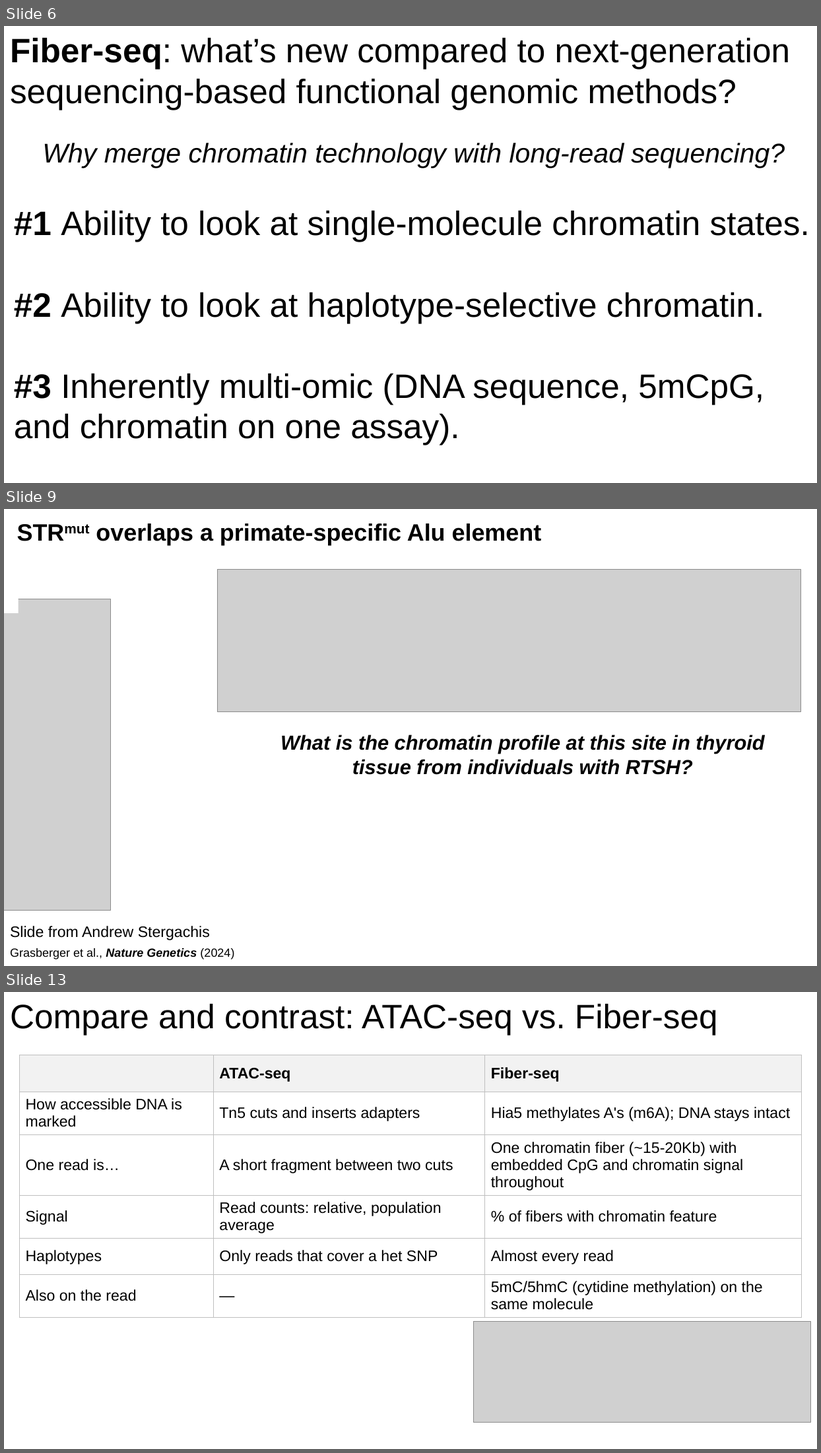
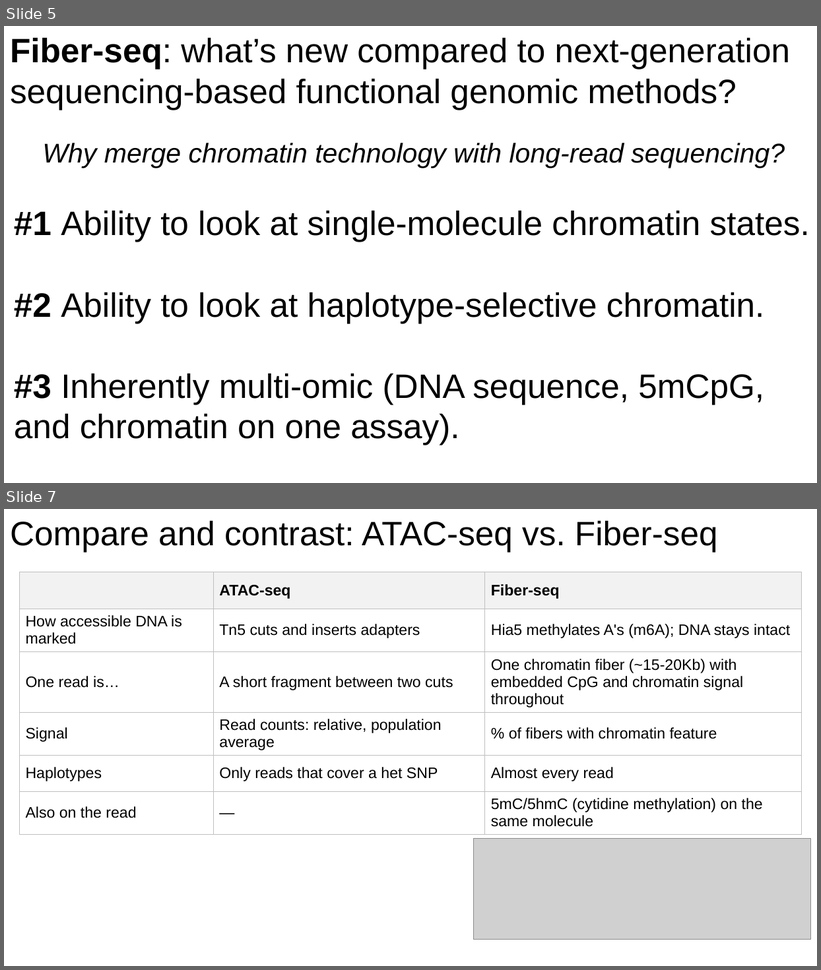
Before and after one commit to christylaflamme/fiber-seq-workshop, a slide deck: slides/LaFlamme_fiber-seq_CSHL_workshop_slide_deck.pptx. Shown one above the other, each under a label of ours: slides 6, 9 and 13 before the commit, slides 5 and 7 after it; the slides between them are not shown. The pictures are 821x1453 and 821x970 pixels, drawn with LibreOffice and Linux fonts; fonts in the diff are those of the drawing; grey boxes stand for pictures. Boxes give left, top, right and bottom in pixels: in the first picture for what was removed or moved away, otherwise in the second. Text is boxed around its words. In the diff, an @@ line names an element or a change of style, - is before the commit and + after.

```diff
--- a/slides/LaFlamme_fiber-seq_CSHL_workshop_slide_deck.pptx
+++ b/slides/LaFlamme_fiber-seq_CSHL_workshop_slide_deck.pptx
@@ slide 9 removed at bbox=[4, 509, 817, 966], background #FFFFFF @@
@@ text removed at bbox=[96, 524, 542, 545] @@
-STRmut overlaps a primate-specific Alu element
@@ picture removed at bbox=[217, 569, 801, 712] @@
@@ picture removed at bbox=[4, 599, 111, 910] @@
@@ rectangle removed at bbox=[4, 599, 18, 613] @@
@@ text removed at bbox=[281, 735, 764, 775] @@
-What is the chromatin profile at this site in thyroid tissue from individuals with RTSH?
@@ text removed at bbox=[10, 926, 210, 941] @@
-Slide from Andrew Stergachis
@@ text removed at bbox=[10, 949, 234, 960] @@
-Grasberger et al., Nature Genetics (2024)
@@ what was slide 6 is now slide 5 @@
@@ what was slide 13 is now slide 7 @@
```
Also in this commit, not shown: 4 slides changed, 6 other slides removed, 1 other file.
